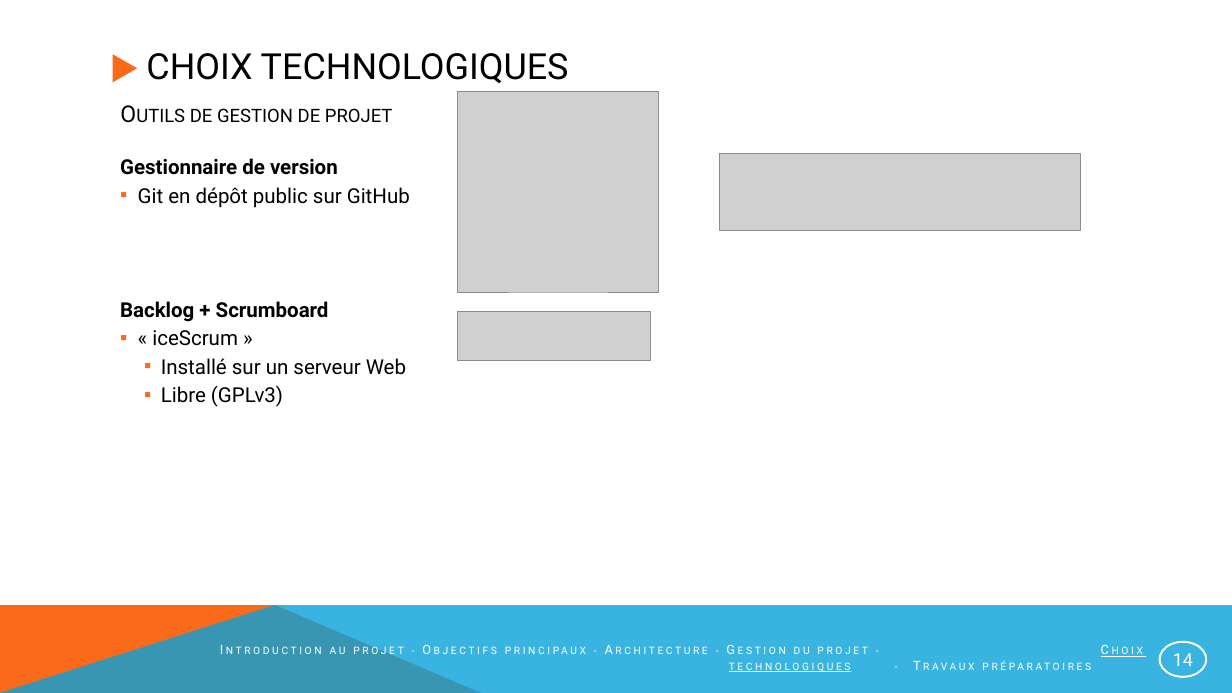
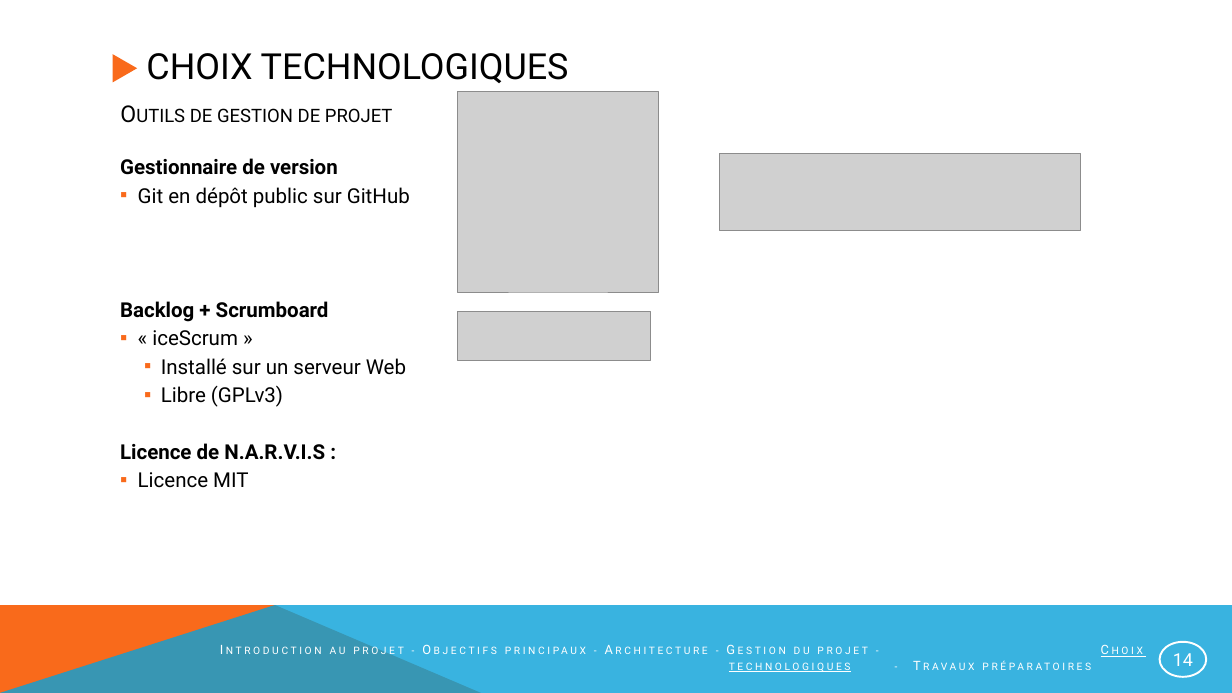
Before and after one commit to NotAVeryIntelligentSystem/NARVIS, a slide deck: slide 14 of Presentation/PrésentationNarvis_2.pptx. Drawn at 1232x693 pixels with LibreOffice and Linux fonts; fonts in the diff are those of the drawing; grey boxes stand for pictures. Boxes give left, top, right and bottom in pixels: in the first picture for what was removed or moved away, otherwise in the second. Text is boxed around its words. In the diff, an @@ line names an element or a change of style, - is before the commit and + after.

```diff
--- a/Presentation/PrésentationNarvis_2.pptx
+++ b/Presentation/PrésentationNarvis_2.pptx
@@ text at (120, 443, 325, 488): paragraphs added @@
+  Licence de N.A.R.V.I.S :
+  ▪ Licence MIT
```
Also in this commit, not shown: 4 other slides changed.
